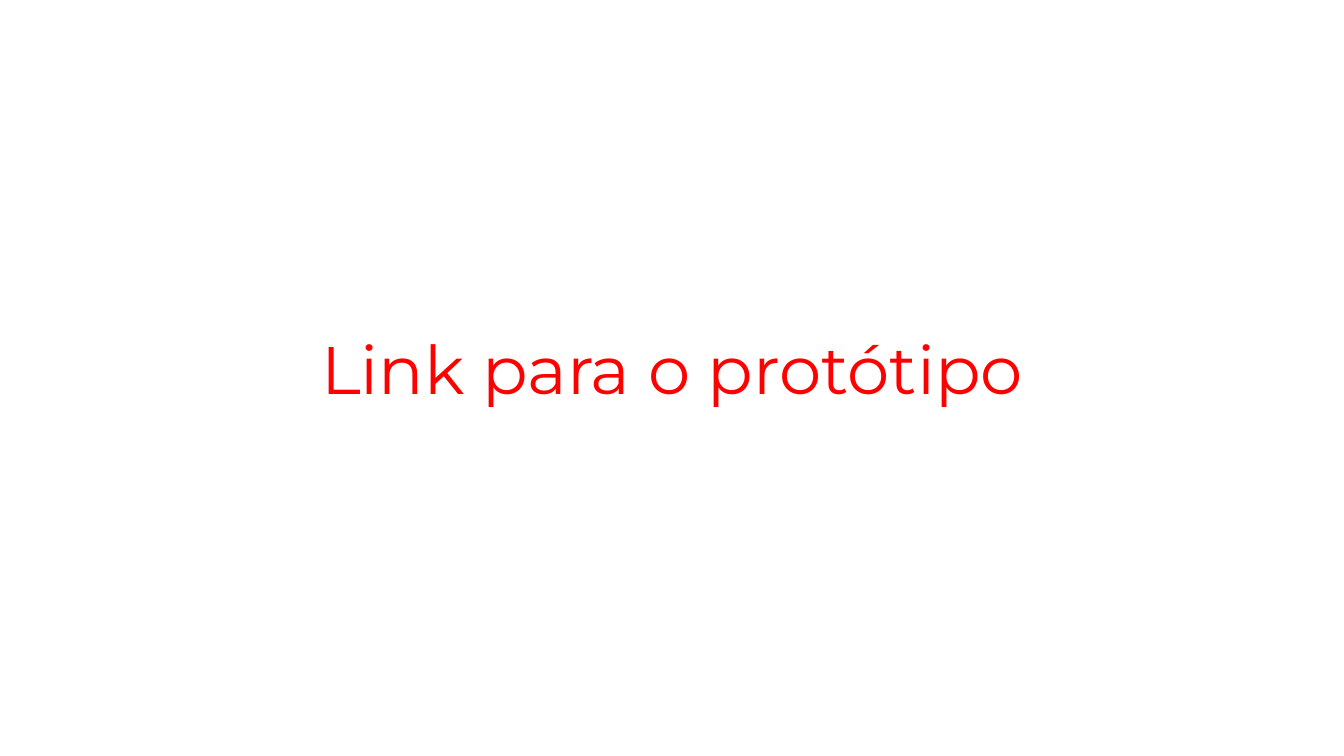
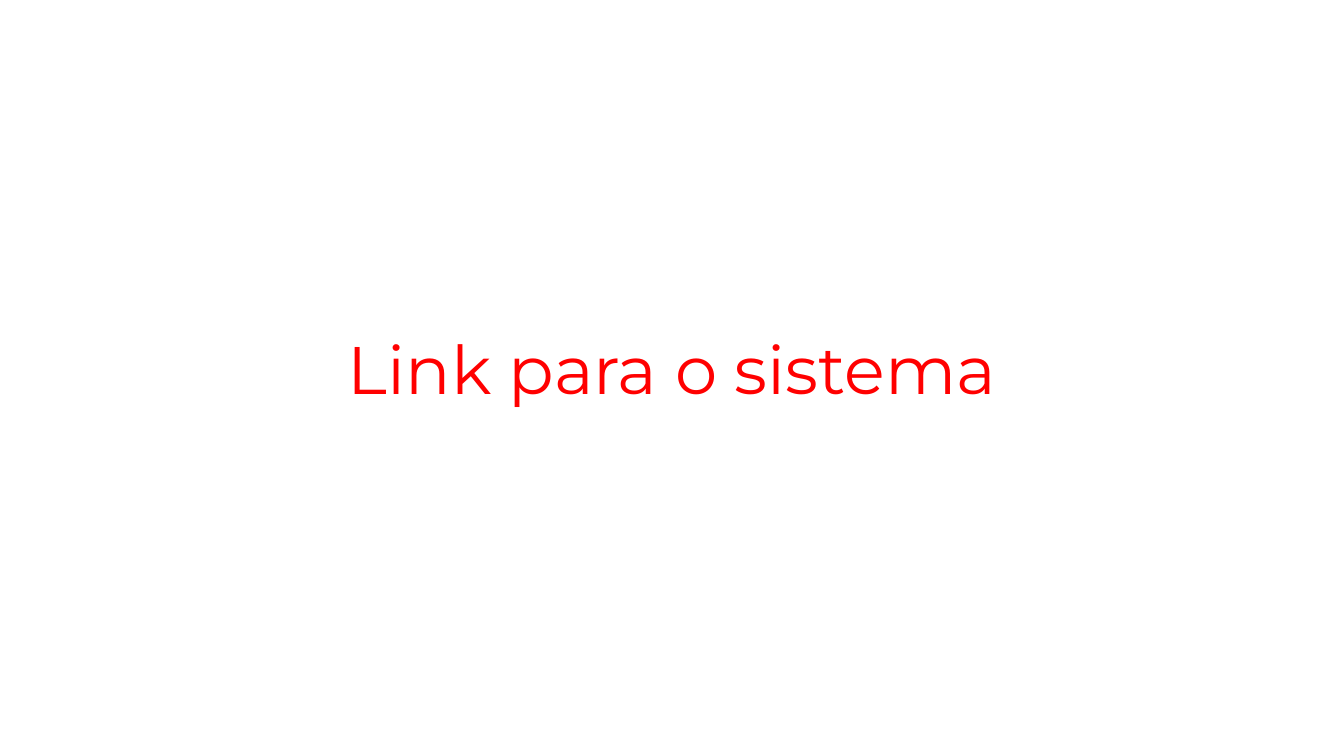
Before and after one commit to andreneves/PF, a slide deck: slide 7 of modelo-apresentacao-CSI-PF.pptx (slide 14 before the commit). Drawn at 1344x756 pixels with LibreOffice and Linux fonts; fonts in the diff are those of the drawing; background and template pictures are left out. Boxes give left, top, right and bottom in pixels: in the first picture for what was removed or moved away, otherwise in the second. Text is boxed around its words. In the diff, an @@ line names an element or a change of style, - is before the commit and + after.

Commit message:
up

```diff
--- a/modelo-apresentacao-CSI-PF.pptx
+++ b/modelo-apresentacao-CSI-PF.pptx
@@ text at <box>348,344,996,407</box>: text changed @@
-Link para o protótipo
+Link para o sistema
```
Also in this commit, not shown: 7 slides removed.
